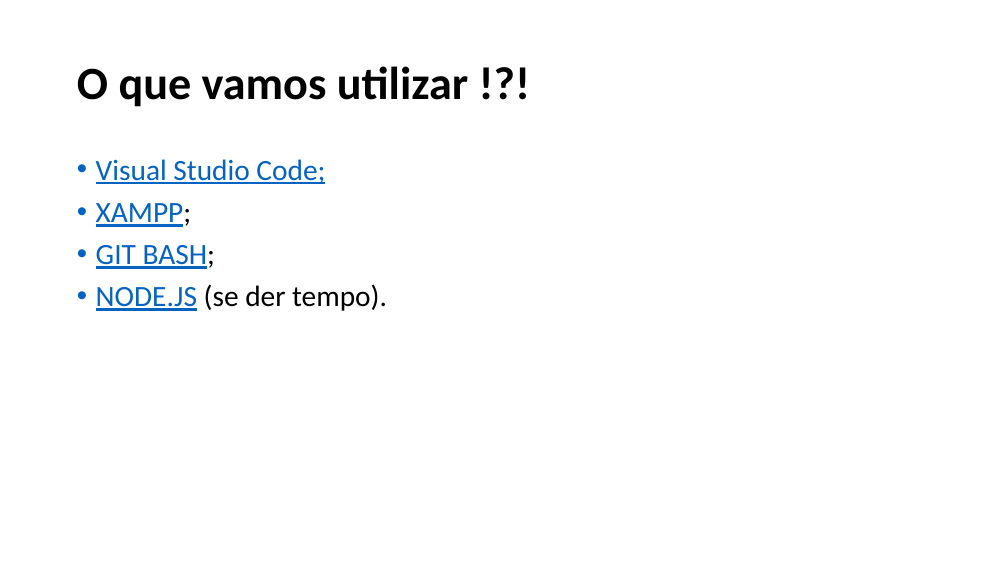
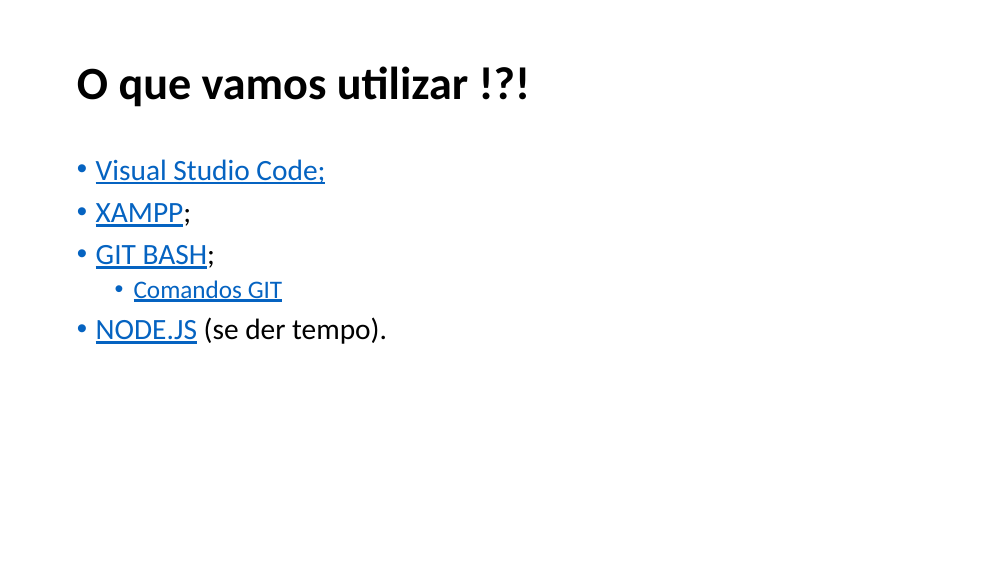
Before and after one commit to vinicius-vasconcelos/Infoeste2019, a slide deck: slide 6 of slides/Vinicius_Infoeste_2019.pptx. Drawn at 1008x567 pixels with LibreOffice and Linux fonts; fonts in the diff are those of the drawing. Boxes give left, top, right and bottom in pixels: in the first picture for what was removed or moved away, otherwise in the second. Text is boxed around its words. In the diff, an @@ line names an element or a change of style, - is before the commit and + after.

```diff
--- a/slides/Vinicius_Infoeste_2019.pptx
+++ b/slides/Vinicius_Infoeste_2019.pptx
@@ text at (x1=134, y1=280, x2=282, y2=302): paragraph added @@
+  • Comandos GIT
```
Also in this commit, not shown: 3 other slides changed, 2 slides added, 1 slide removed, 1 other file.
